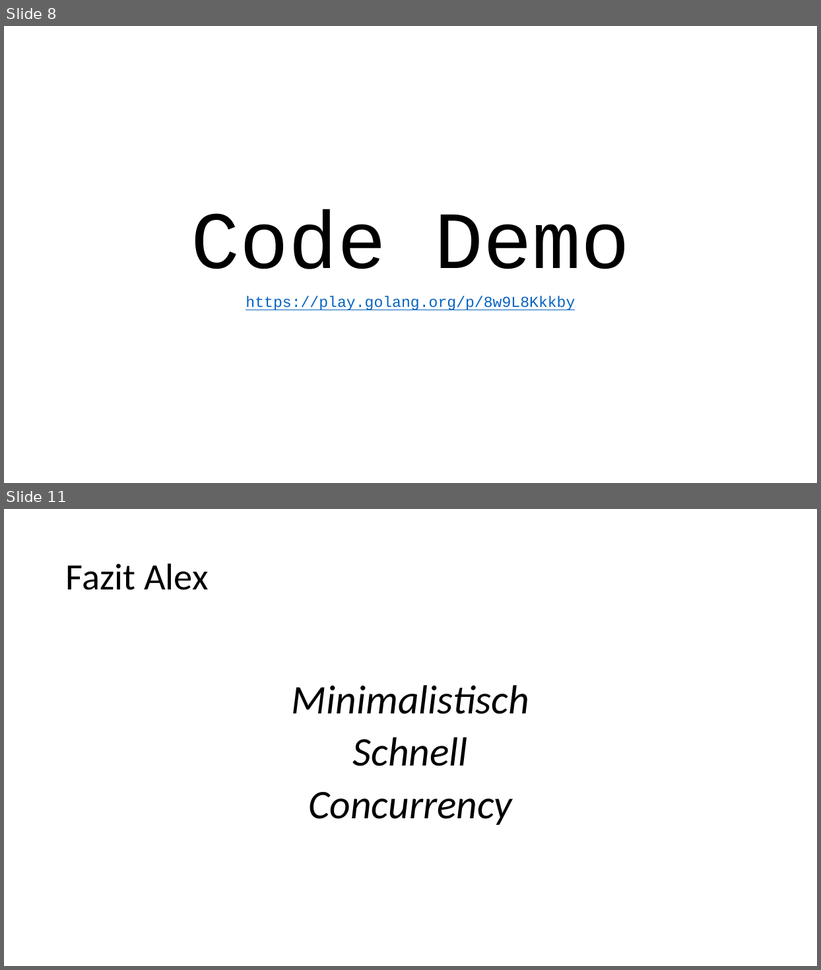
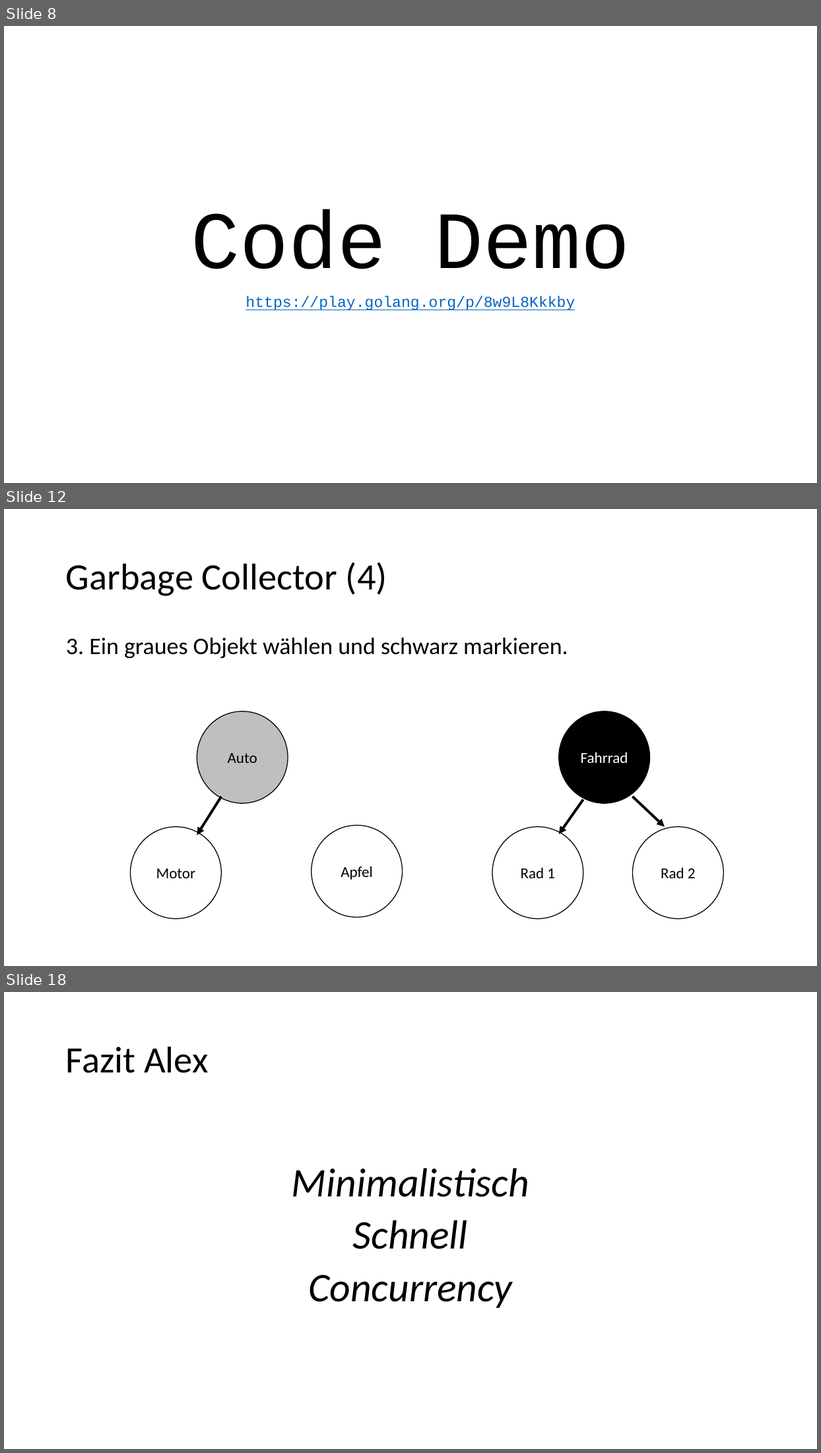
Before and after one commit to alexsuter/golang-experience, a slide deck: presi/presi.pptx. Shown one above the other, each under a label of ours: slides 8 and 11 before the commit, slides 8, 12 and 18 after it; the slides between them are not shown. The pictures are 821x970 and 821x1453 pixels, drawn with LibreOffice and Linux fonts; fonts in the diff are those of the drawing. Boxes give left, top, right and bottom in pixels: in the first picture for what was removed or moved away, otherwise in the second. Text is boxed around its words. In the diff, an @@ line names an element or a change of style, - is before the commit and + after.

```diff
--- a/presi/presi.pptx
+++ b/presi/presi.pptx
@@ slide 12 added at (4,509,817,966), background #FFFFFF @@
@@ title added at (66,562,387,596), 44 pt, text #000000 @@
+Garbage Collector (4)
@@ text added at (66,638,568,658), 28 pt, text #000000 @@
+3. Ein graues Objekt wählen und schwarz markieren.
@@ ellipse added at (197,712,288,803), fill #BFBFBF, outline #000000 1 pt, 18 pt, text #000000 @@
+Auto
@@ ellipse added at (559,712,650,803), fill #000000, outline #000000 1 pt, 18 pt, text #FFFFFF @@
+Fahrrad
@@ arrow added from (221, 797) to (197, 835), #000000 3 pt @@
@@ arrow added from (583, 800) to (559, 835), #000000 3 pt @@
@@ arrow added from (633, 797) to (665, 827), #000000 3 pt @@
@@ ellipse added at (130,827,221,919), fill #FFFFFF, outline #000000 1 pt, 18 pt, text #000000 @@
+Motor
@@ ellipse added at (312,826,403,918), fill #FFFFFF, outline #000000 1 pt, 18 pt, text #000000 @@
+Apfel
@@ ellipse added at (492,827,583,919), fill #FFFFFF, outline #000000 1 pt, 18 pt, text #000000 @@
+Rad 1
@@ ellipse added at (633,827,724,919), fill #FFFFFF, outline #000000 1 pt, 18 pt, text #000000 @@
+Rad 2
@@ what was slide 11 is now slide 18 @@
```
Also in this commit, not shown: 6 slides changed, 6 other slides added.
